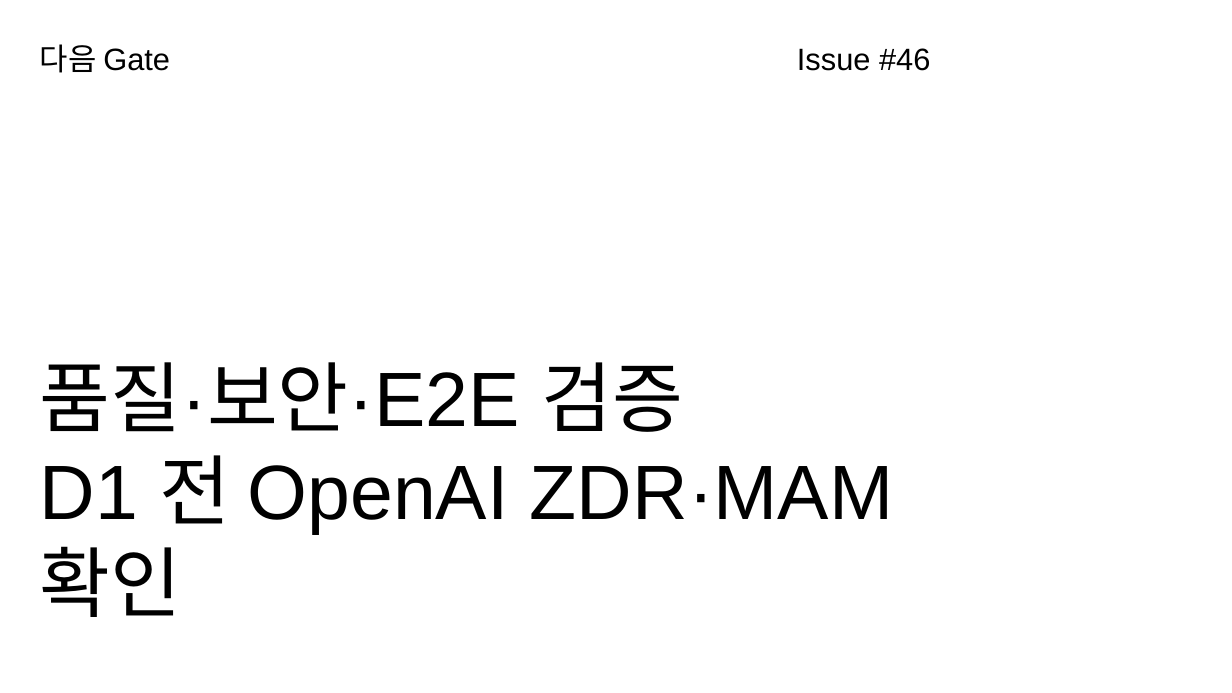
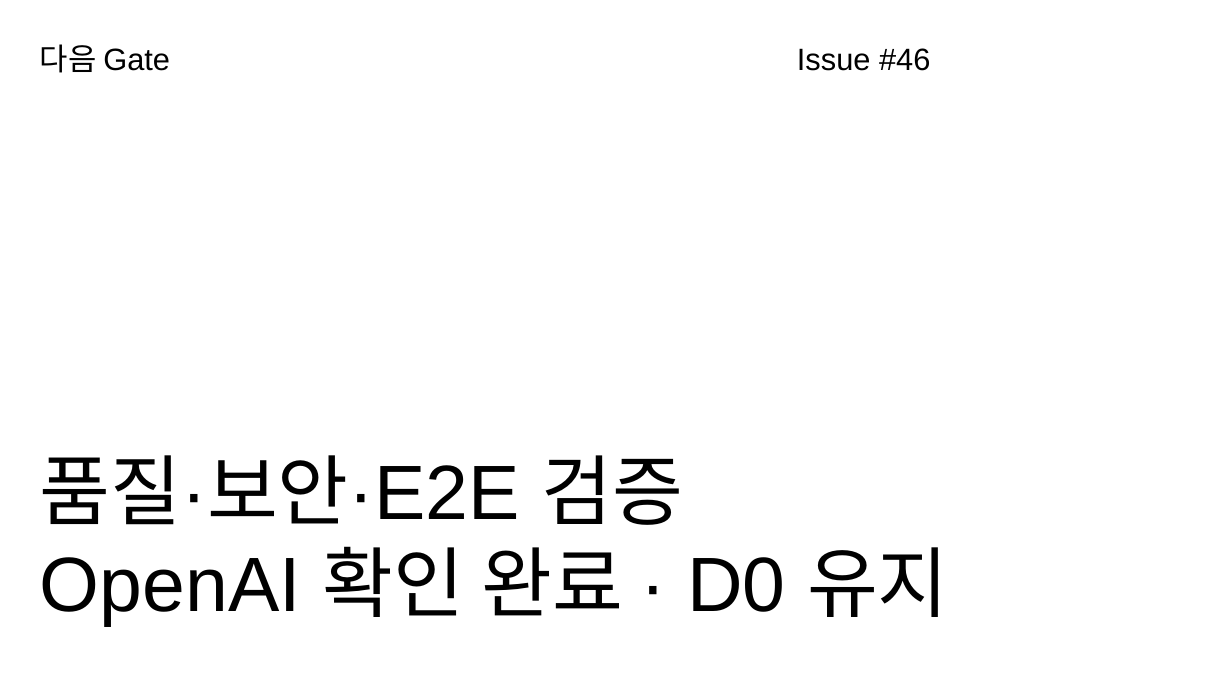
Before and after one commit to ablecloud-team/ablestack-techflow, a slide deck: slide 8 of output/presentation/techflow-activepieces-rag-orchestration.pptx. Drawn at 1232x693 pixels with LibreOffice and Linux fonts; fonts in the diff are those of the drawing. Boxes give left, top, right and bottom in pixels: in the first picture for what was removed or moved away, otherwise in the second. Text is boxed around its words. In the diff, an @@ line names an element or a change of style, - is before the commit and + after.

Commit message:
docs: OpenAI 데이터 제어 실확인 결과 반영

```diff
--- a/output/presentation/techflow-activepieces-rag-orchestration.pptx
+++ b/output/presentation/techflow-activepieces-rag-orchestration.pptx
@@ text at box(40, 455, 949, 626): text changed @@
-품질·보안·E2E 검증
-D1 전 OpenAI ZDR·MAM 확인
+품질·보안·E2E 검증
+OpenAI 확인 완료 · D0 유지
```
Also in this commit, not shown: 8 other files.
